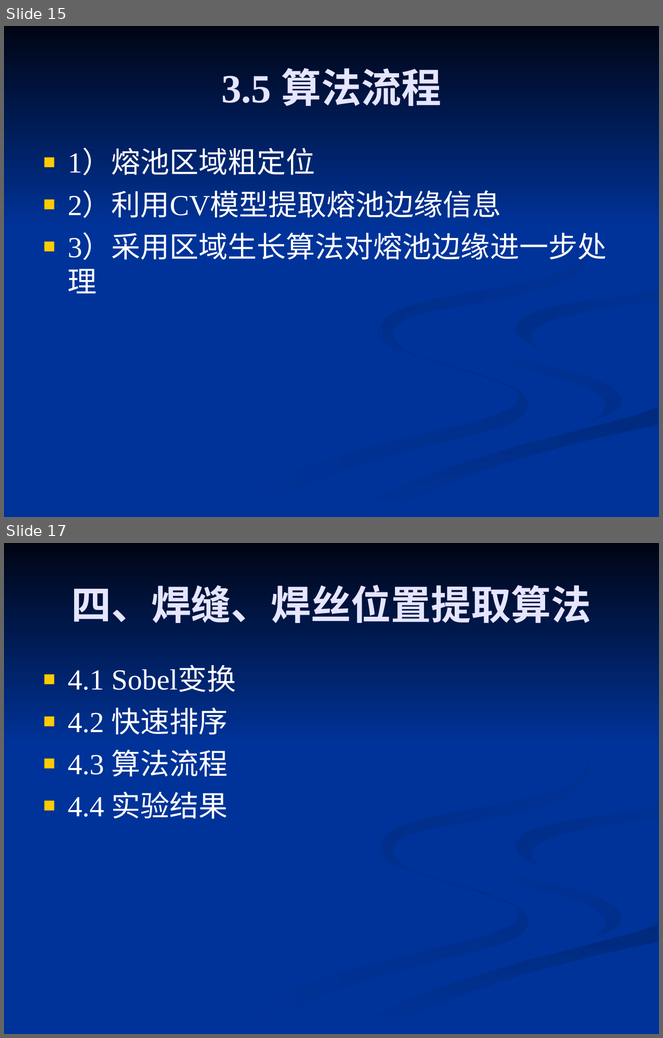
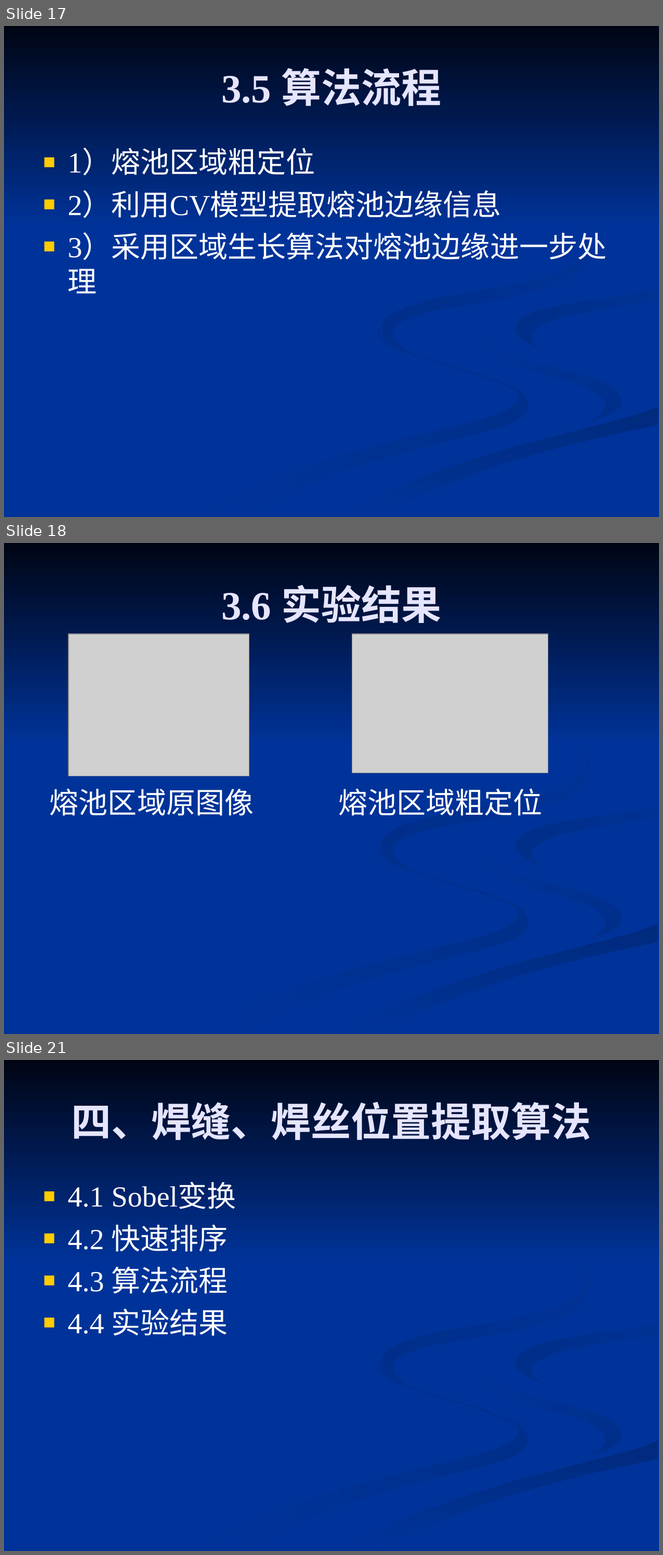
Before and after one commit to 61--/weiyanmin, a slide deck: 工程硕士/基于被动光的管道打底MIG焊焊缝图像处理算法的研究.ppt. Shown one above the other, each under a label of ours: slides 15 and 17 before the commit, slides 17, 18 and 21 after it; the slides between them are not shown. The pictures are 663x1038 and 663x1555 pixels, drawn with LibreOffice and Linux fonts; fonts in the diff are those of the drawing; grey boxes stand for pictures. Boxes give left, top, right and bottom in pixels: in the first picture for what was removed or moved away, otherwise in the second. Text is boxed around its words. In the diff, an @@ line names an element or a change of style, - is before the commit and + after.

```diff
--- a/工程硕士/基于被动光的管道打底MIG焊焊缝图像处理算法的研究.ppt
+++ b/工程硕士/基于被动光的管道打底MIG焊焊缝图像处理算法的研究.ppt
@@ slide 18 added at <box>4,543,659,1034</box>, background #003399; not listed: 7 template elements that a slide beside it also shows @@
@@ title added at <box>221,585,442,623</box>, 44 pt, text #E5E5FF, bold @@
+3.6 实验结果
@@ picture added at <box>68,634,249,776</box> @@
@@ picture added at <box>352,634,548,773</box> @@
@@ text added at <box>50,788,542,816</box>, 32 pt, text #FFFFFF @@
+熔池区域原图像 熔池区域粗定位
@@ what was slide 15 is now slide 17 @@
@@ what was slide 17 is now slide 21 @@
```
Also in this commit, not shown: 2 slides changed, 4 other slides added.
